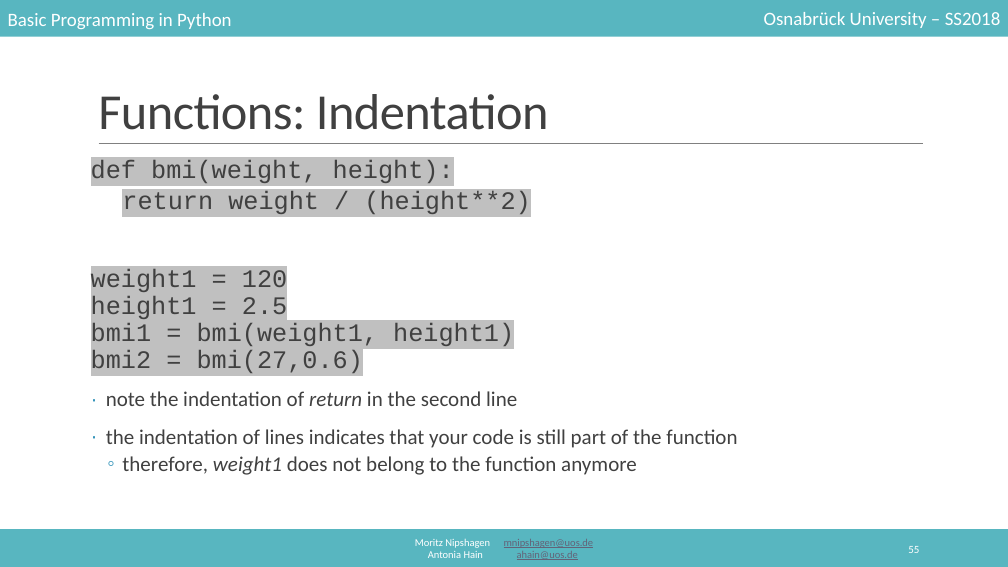
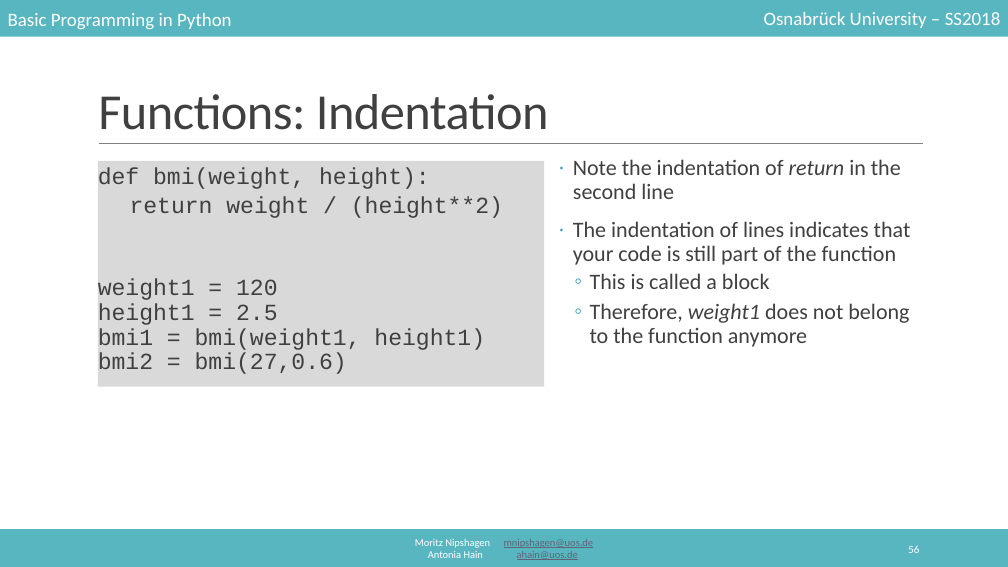
Before and after one commit to mnipshagen/monty, a slide deck: slide 56 of 2018/02/Syntax_and_variables.pptx (slide 55 before the commit). Drawn at 1008x567 pixels with LibreOffice and Linux fonts; fonts in the diff are those of the drawing. Boxes give left, top, right and bottom in pixels: in the first picture for what was removed or moved away, otherwise in the second. Text is boxed around its words. In the diff, an @@ line names an element or a change of style, - is before the commit and + after.

```diff
--- a/2018/02/Syntax_and_variables.pptx
+++ b/2018/02/Syntax_and_variables.pptx
@@ rectangle added at bbox=[98, 161, 544, 386], fill #D9D9D9, 22 pt, text #404040 @@
+def bmi(weight, height):
+    return weight / (height**2)
+weight1 = 120
+height1 = 2.5
+bmi1 = bmi(weight1, height1)
+bmi2 = bmi(27,0.6)
@@ text at bbox=[573, 159, 911, 347]: text changed; size 20 to 21 pt @@
-def bmi(weight, height):
-    return weight / (height**2)
-weight1 = 120
-height1 = 2.5
-bmi1 = bmi(weight1, height1)
-bmi2 = bmi(27,0.6)
-· note the indentation of return in the second line
-· the indentation of lines indicates that your code is still part of the function
-  ◦ therefore, weight1 does not belong to the function anymore
+· Note the indentation of return in the second line
+· The indentation of lines indicates that your code is still part of the function
+  ◦ This is called a block
+  ◦ Therefore, weight1 does not belong to the function anymore
@@ page number at bbox=[908, 545, 919, 553]: text changed @@
-55
+56
```
Also in this commit, not shown: 29 other slides changed, 3 slides added, 1 slide removed, 3 other files.
